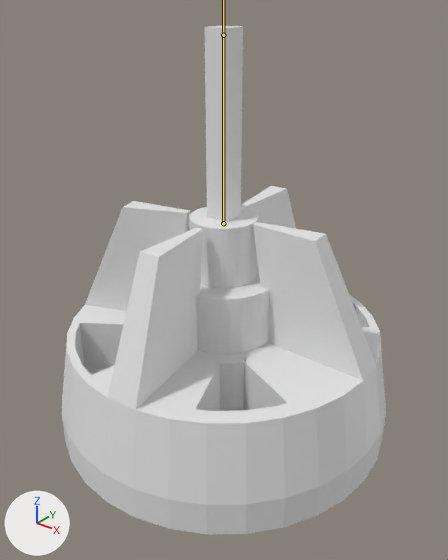
The Blender file weapons/turret2.blend, before and after one commit.
The view is the same before and after, from a 50 mm camera at (1.015, -1.269, 0.68) aimed at (0.027, -0.033, -0.087). The axes (+X, +Y, +Z) are drawn at lower left. The lights are the same throughout. The bones that bend it are drawn over the model as lines.
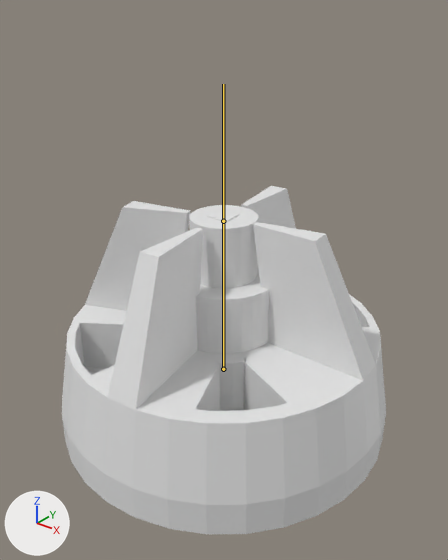
The newer file adds an action. The first version stands in its rest pose; the second is drawn at frame 10 of the action 'lower'.

Boxes [x1, y1, x2, y2] around the edits, measured in the pictures (448 x 560 px):
'Cylinder', posed (32% shorter): before [62, 25, 386, 534]; after [62, 186, 386, 534]
bone 'Spine', root to tip: before (223, 223) to (223, 35); after (223, 369) to (223, 221)

The edits, one by one:
Bone 'Spine' (bone_spine) moves from (0.0, 0.0, 0.0) to (0.0, -0.482, 0.0).
